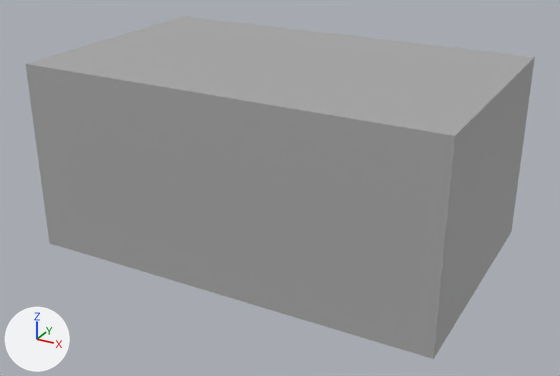
What one commit did to the FBX model Assets/Hugo/Assets/Rum4.fbx.
Before and after are seen from a 50 mm camera at (0.311, -0.573, 0.332) aimed at (-0.015, 0.019, 0.035). Lighting does not change. The marker at lower left points along +X, +Y and +Z. Where no turn or scale is listed for an object, it has been applied to the vertices.

In view in the first picture: 'WallAndFloor'.
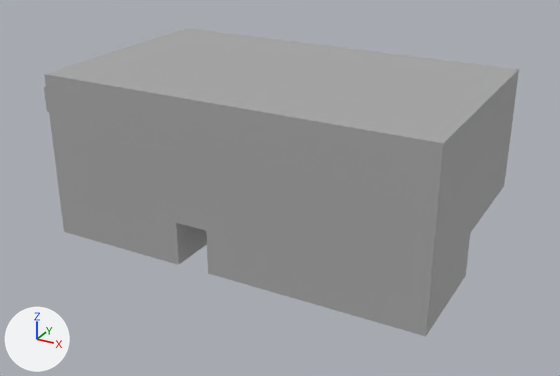
Where the change shows, as pixel boxes (x1, y1, x2, y2) in the pictures (560 x 376 px):
```json
{"object": "WallAndFloor", "change": "reshaped", "before": [26, 16, 535, 359], "after": [44, 28, 519, 336], "on screen": "7% narrower, 10% shorter"}
{"part": 1, "of": "me_mesh", "change": "deleted", "before": [26, 16, 535, 359]}
```

The change, as JSON lines over the scene's bpy script:
```json
{"block": "me_mesh", "where": "me_mesh.from_pydata(...)  # 7464 vertices, 7460 faces; spans x -0.365..0.185, y -0.115..0.115, z -0.005..0.165"}
{"block": "me_mesh", "where": "# used by ob_wallandfloor; location = (0.0, 0.0, 0.0)"}
{"block": "me_mesh", "change": "me_mesh part 1: the loose piece of 4068 vertices spanning x -0.365..0.185, y -0.115..0.115, z -0.005..0.165 is deleted"}
```
